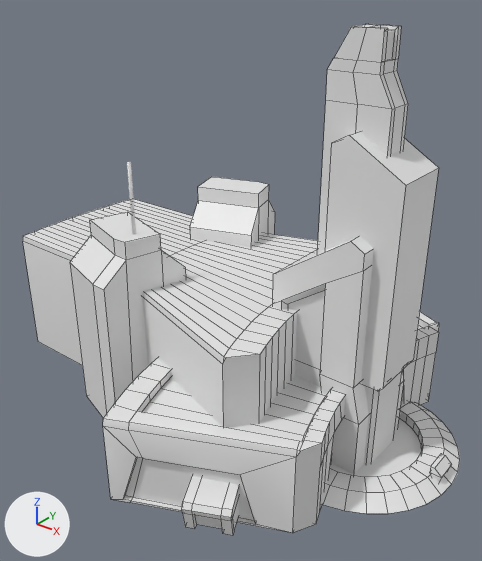
A saved change to the Blender file Assets/Blender/LEyline/node-redux.blend.
Rendered twice from a 50 mm camera at (3.2, -42.8, 37.8) aimed at (-30.0, -1.3, 12.0). The lights are fixed; the arrows at lower left show +X, +Y and +Z. The picture after the commit comes second. Mesh edges are drawn as thin lines on the coarser meshes.

Objects in the first picture: 'Node_Accent1', 'Node_Antenna1', 'Node_Antenna2', 'Node_Antenna3', 'Node_Arc1', 'Node_Arc2', 'Node_Center', 'Node_Port' and 2 more.
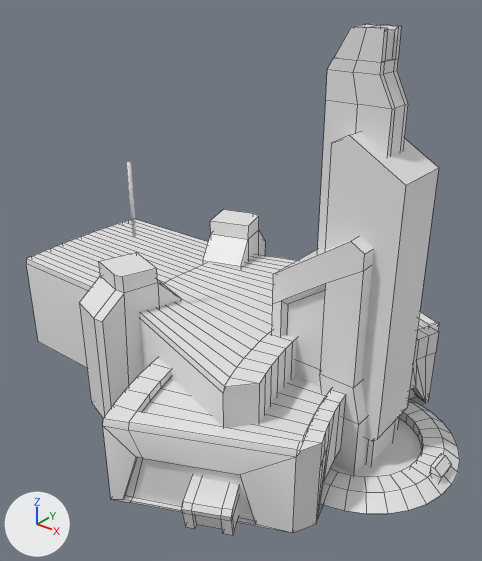
Where the change shows, as pixel boxes [x1, y1, x2, y2] in the pictures (482 x 561 px; the box of a moved part takes in the faces that stretch with it):
'Node_Arc2', rescaled (8% narrower, 9% shorter): before [23, 199, 318, 428]; after [26, 219, 297, 428]
'Node_Accent1', reshaped (10% narrower, 14% shorter): before [70, 177, 275, 418]; after [80, 210, 265, 418]
part 1 of me_cube_002, moved or reshaped (mostly hidden): [316, 340, 436, 523] in both
part 2 of me_cube_006, moved or reshaped: [361, 311, 420, 464] in both
part 4 of me_cube_001, moved or reshaped: before [125, 185, 269, 260]; after [123, 216, 259, 293]
part 5 of me_cube_001, moved or reshaped: before [104, 200, 275, 402]; after [103, 230, 265, 407]
part 6 of me_cube_001, moved or reshaped: before [70, 177, 269, 290]; after [80, 210, 259, 322]
part 7 of me_cube_001, moved or reshaped: before [70, 263, 115, 418]; after [80, 304, 111, 418]
part 8 of me_cube_001, moved or reshaped: before [161, 187, 259, 263]; after [158, 221, 249, 297]
part 9 of me_cube_001, moved or reshaped (mostly hidden afterwards): before [190, 227, 251, 247]; after [203, 261, 241, 269]

What the commit changed:
me_cube_002 is used by ob_node_arc1; location (-21.23, 0.0, 1.24); scale (1.26, 1.26, 1.26).
me_cube_002 had 274 vertices, 270 faces and spanned x -10.1..2.8, y -10.3..10.3, z -1.7..4.4.
me_cube_002 now has 258 vertices, 258 faces and spans x -10.1..2.8, y -10.3..10.3, z -1.7..4.4.
Part 1, on me_cube_002:
26 vertices are removed from x -10.1..2.8, y -8.0..8.0, z -1.7.
54 faces are deleted.
4 vertices in x -10.1..2.8, y 2.3, z -1.7 move by (0.0, 0.4, 0.0).
4 vertices in x -10.1..2.8, y 1.1, z -1.7 move by (0.0, 0.2, 0.0).
4 vertices in x -10.1..2.8, y -1.1, z -1.7 move by (0.0, -0.2, 0.0).
4 vertices in x -10.1..2.8, y -2.3, z -1.7 move by (0.0, -0.4, 0.0).
47 vertices move from x -10.1..2.8, y -8.0..8.0, z -1.7..2.7 to x -10.1..2.8, y -8.9..8.9, z -1.7..0.2.
5 vertices are added at (-10.1, 8.8, -1.7), (2.8, 8.8, -1.7), (-8.8, -5.3, -1.7), (-10.1, -8.8, -1.7), (2.8, -8.8, -1.7).
5 new vertices lie (0.0, 1.3, 0.0) away from vertices in x -8.8..2.8, y -6.9..3.4, z -1.7.
42 new faces join them.
me_cube_006 has 26 vertices, 20 faces and spans x -1.1..4.0, y -2.3..2.3, z -1.9..22.2.
me_cube_006 is used by ob_node_antenna2; location (-19.6, 0.0, 1.13); scale (1.15, 1.15, 1.15).
me_cube_006 part 2: all 14 vertices in x -1.1..4.0, y -2.3..2.3, z 5.5..5.8 are moved by (0.0, 0.0, -4.2).
me_cube_009 is used by ob_node_arc2; location (-21.23, 0.0, 7.63); scale (1.26, 1.26, 1.26).
me_cube_009 had 156 vertices, 154 faces and spanned x -25.9..-1.3, y -8.9..8.9, z -6.1..3.7.
me_cube_009 now has 156 vertices, 154 faces and spans x -25.9..-1.3, y -8.9..8.9, z -6.1..1.7.
me_cube_009 part 3: the whole mesh is scaled about its middle by (1, 1, 0.797), then moved by (0.0, 0.0, -1.0).
me_cube_001 is used by ob_node_accent1; location (-38.24, -9.29, -0.23); rotation (0.0, 0.0, -0.317), in degrees (0, 0, -18).
me_cube_001 had 24 vertices, 21 faces and spanned x -3.5..3.0, y -2.1..5.9, z -0.5..17.2.
me_cube_001 now has 24 vertices, 21 faces and spans x -2.2..2.0, y -2.1..5.9, z -0.5..13.8.
me_cube_001 part 4: all 6 vertices in x 3.0, y -1.7..5.9, z 13.6..17.2 are moved by (-1.0, 0.0, -3.5).
me_cube_001 part 5: all 4 vertices in x 3.0, y -1.7..5.9, z -0.5 are moved by (-1.0, 0.0, 0.0).
me_cube_001 part 6: all 3 vertices in x 1.8, y -2.1..0.1, z 13.7..17.2 are moved by (-0.6, 0.0, -3.5).
me_cube_001 part 7: the 1 vertex in x 1.8, y -2.1, z -0.5 is moved by (-0.6, 0.0, 0.0).
me_cube_001 part 8: all 6 vertices in x -3.5, y -2.1..5.9, z 13.7..17.2 are moved by (1.3, 0.0, -3.5).
me_cube_001 part 9: all 4 vertices in x -3.5, y -2.1..5.9, z -0.5 are moved by (1.3, 0.0, 0.0).
